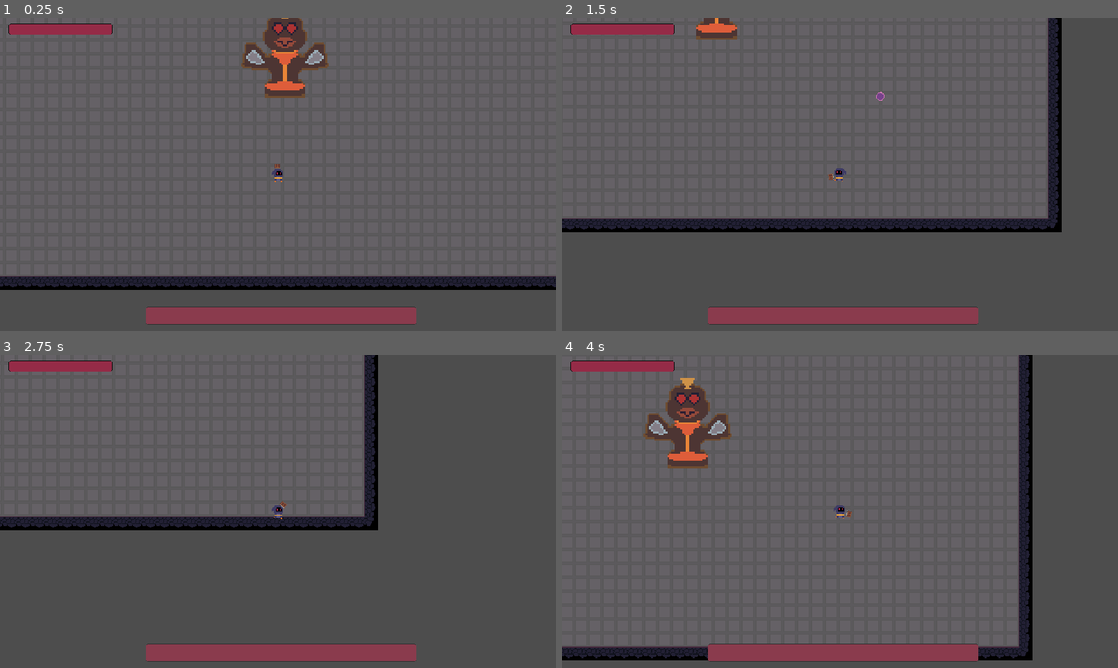
Above: before the commit, frames 1-4 (two rows, left to right).
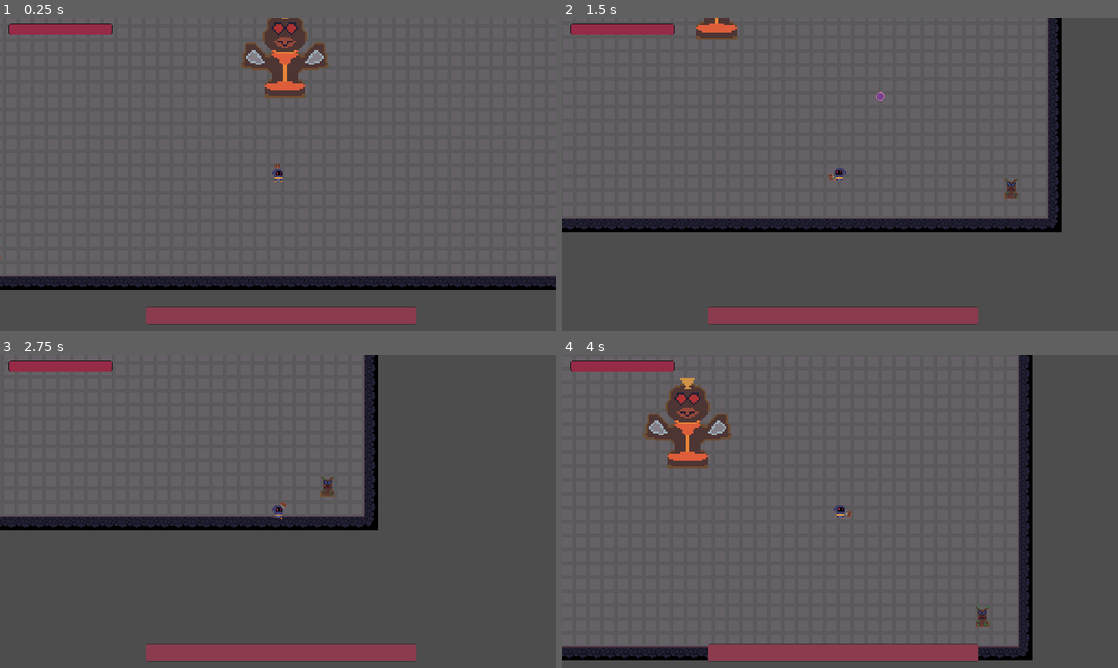
Above: after the commit, the same moments.

Repository: Arssin/Bullet_Hell_Jam
Game: Godot game, scene res://scenes/Level5.tscn
Same seed, same stepped clock (60 frames per second), same inputs: the game is played once before the commit and once after it. This scene is started directly instead of the project's main scene.
Inputs (mouse positions are in pixels of both pictures, inside the frame that each line leads up to):
- Up to frame 1 (0.25 s): no input
- Up to frame 2 (1.5 s): tap Enter at 0.5 s; move the mouse to (962, 158) at 0.52 s; hold D (move_right) 0.53-1.28 s; click (962, 158) at 0.6 s; move the mouse to (728, 190) at 1.27 s; hold S (move_down) from 1.28 s (still down); tap Space (dash) at 1.35 s
- Up to frame 3 (2.75 s): tap Space (dash) at 2 s; move the mouse to (333, 442) at 2.02 s; release S (move_down) at 2.03 s; hold D (move_right) from 2.03 s (still down); tap E (player_action) at 2.1 s
- Up to frame 4 (4 s): move the mouse to (812, 574) at 2.77 s; release D (move_right) at 2.78 s; hold W (move_up) 2.78-3.53 s; click (812, 574) at 2.85 s; move the mouse to (1006, 558) at 3.52 s; hold Left (move_left) from 3.53 s (still down); tap Space (dash) at 3.6 s

The runs differ from the first frame. In frame 1, less than 0.1% of the frame differs, in the area x 0-1%, y 70-78%; in frame 2, 0.1%, in the area x 79-82%, y 51-58%; in frame 3, 0.1%; in frame 4, 0.1%.
Error after the commit: Assertion failed. (res://addons/BulletUpHell/Nodes/BuHSpawnPoint.gd:45)

Commit message:
prepare lvl 5

Diff:
--- a/scenes/Level5.tscn
+++ b/scenes/Level5.tscn
@@ -1,8 +1,177 @@
-[gd_scene load_steps=4 format=3 uid="uid://dcapev7mne15c"]
+[gd_scene load_steps=20 format=3 uid="uid://dcapev7mne15c"]
 
 [ext_resource type="PackedScene" uid="uid://df3rvcxvib2rc" path="res://scenes/map_creator.tscn" id="1_e14j6"]
 [ext_resource type="PackedScene" uid="uid://bwofc6vedhbhe" path="res://scenes/player.tscn" id="2_3qgqb"]
 [ext_resource type="PackedScene" uid="uid://c02awfdwak6y3" path="res://enemies/totem.tscn" id="3_b8a8b"]
+[ext_resource type="PackedScene" uid="uid://dyi1y4j85n05j" path="res://scenes/mini_totem.tscn" id="4_xkyfd"]
+[ext_resource type="Script" path="res://addons/BulletUpHell/Nodes/BuHBulletProperties.gd" id="5_qrsen"]
+[ext_resource type="Script" path="res://addons/BulletUpHell/Bullet/BulletProps.gd" id="6_yp165"]
+[ext_resource type="Script" path="res://addons/BulletUpHell/Nodes/BuHSpawnPoint.gd" id="7_d338y"]
+[ext_resource type="Script" path="res://addons/BulletUpHell/Nodes/BuHPattern.gd" id="8_dra1u"]
+[ext_resource type="Script" path="res://addons/BulletUpHell/SpawnPatterns/PatternCustomArea.gd" id="9_xe6aj"]
+[ext_resource type="Script" path="res://addons/BulletUpHell/SpawnPatterns/PatternLine.gd" id="10_7hapd"]
+[ext_resource type="Script" path="res://addons/BulletUpHell/SpawnPatterns/PatternCustomShape.gd" id="11_krocx"]
+
+[sub_resource type="Curve2D" id="Curve2D_mw5da"]
+
+[sub_resource type="Curve" id="Curve_w7vad"]
+
+[sub_resource type="Curve" id="Curve_ecyab"]
+
+[sub_resource type="PackedDataContainer" id="PackedDataContainer_yfyox"]
+script = ExtResource("6_yp165")
+anim_more = Array[Resource("res://addons/BulletUpHell/Bullet/animStates.gd")]([])
+damage = 1.0
+speed = 100.0
+scale = 1.0
+angle = 0.0
+groups = PackedStringArray()
+spec_bounces = 0
+spec_no_collision = false
+spec_modulate_loop = 0.0
+spec_trail_length = 0.0
+spec_trail_width = 0.0
+spec_trail_modulate = Color(1, 1, 1, 1)
+spec_rotating_speed = 0.0
+death_after_time = 30.0
+death_outside_box = Rect2(0, 0, 0, 0)
+death_from_collision = true
+a_direction_equation = ""
+a_curve_movement = 0
+a_speed_multiplier = SubResource("Curve_w7vad")
+a_speed_multi_iterations = 0
+a_speed_multi_scale = 0.0
+trigger_container = ""
+trigger_wait_for_shot = true
+homing_type = 0
+homing_target = NodePath("")
+homing_steer = 0.0
+homing_time_start = 0.0
+homing_duration = 999.0
+scale_multi_iterations = 0
+scale_multiplier = SubResource("Curve_ecyab")
+scale_multi_scale = 1.0
+r_randomisation_chances = 1.0
+r_speed_choice = PackedFloat32Array()
+r_speed_variation = Vector3(0, 0, 0)
+r_scale_choice = PackedFloat32Array()
+r_scale_variation = Vector3(0, 0, 0)
+r_angle_choice = PackedFloat32Array()
+r_angle_variation = Vector3(0, 0, 0)
+r_group_choice = []
+r_bounce_choice = PackedInt32Array()
+r_bounce_variation = Vector3(0, 0, 0)
+r_no_coll_chances = 0.0
+r_modulate_variation = Vector3(0, 0, 0)
+r_trail_length_variation = Vector3(0, 0, 0)
+r_trail_color_variation = Vector3(0, 0, 0)
+r_rotating_variation = Vector3(0, 0, 0)
+r_death_after_choice = PackedFloat32Array()
+r_death_after_variation = Vector3(0, 0, 0)
+r_death_outside_chances = 0.0
+r_dir_equation_choice = PackedStringArray()
+r_curve_choice = []
+r_speed_multi_curve_choice = []
+r_speed_multi_iter_variation = Vector3(0, 0, 0)
+r_speed_multi_scale_variation = Vector3(0, 0, 0)
+r_trigger_choice = PackedStringArray()
+r_wait_for_shot_chances = 0.0
+r_homing_target_choice = []
+r_special_target_choice = PackedStringArray()
+r_group_target_choice = PackedStringArray()
+r_pos_target_choice = PackedVector2Array()
+r_steer_choice = PackedFloat32Array()
+r_steer_variation = Vector3(0, 0, 0)
+r_homing_delay_choice = PackedFloat32Array()
+r_homing_delay_variation = Vector3(0, 0, 0)
+r_homing_dur_choice = PackedFloat32Array()
+r_homing_dur_variation = Vector3(0, 0, 0)
+r_scale_multi_curve_choice = []
+r_scale_multi_iter_variation = Vector3(0, 0, 0)
+r_scale_multi_scale_variation = Vector3(0, 0, 0)
+
+[sub_resource type="Curve2D" id="Curve2D_cbpv5"]
+
+[sub_resource type="NavigationPolygon" id="NavigationPolygon_purdf"]
+resource_name = "PatternCustomArea"
+source_geometry_group_name = &"navigation_polygon_source_group"
+script = ExtResource("9_xe6aj")
+center_pos = Vector2(0, 0)
+tries_max = 5
+pooling = 10
+grid_spawning = Vector2(0, 0)
+bullet = "6"
+nbr = 10
+iterations = -1
+pattern_angle = 0.0
+pattern_angle_target = NodePath("")
+pattern_angle_mouse = false
+forced_angle = 0.0
+forced_target = NodePath("")
+forced_lookat_mouse = false
+forced_pattern_lookat = true
+cooldown_stasis = false
+cooldown_spawn = 1.0
+cooldown_shoot = 0.0
+cooldown_next_spawn = 0.0
+cooldown_next_shoot = 0.0
+wait_tween_momentum = 0
+wait_tween_length = 0.0
+wait_tween_time = 0.0
+
+[sub_resource type="NavigationPolygon" id="NavigationPolygon_u4bxd"]
+resource_name = "PatternLine"
+source_geometry_group_name = &"navigation_polygon_source_group"
+script = ExtResource("10_7hapd")
+offset = Vector2(0, 0)
+center = 1
+symmetric = true
+bullet = "7"
+nbr = 10
+iterations = -1
+pattern_angle = 0.613309
+pattern_angle_target = NodePath("")
+pattern_angle_mouse = false
+forced_angle = 0.0
+forced_target = NodePath("")
+forced_lookat_mouse = false
+forced_pattern_lookat = true
+cooldown_stasis = false
+cooldown_spawn = 1.0
+cooldown_shoot = 0.0
+cooldown_next_spawn = 0.0
+cooldown_next_shoot = 0.0
+wait_tween_momentum = 0
+wait_tween_length = 0.0
+wait_tween_time = 0.0
+
+[sub_resource type="NavigationPolygon" id="NavigationPolygon_7agya"]
+resource_name = "PatternCustomShape"
+source_geometry_group_name = &"navigation_polygon_source_group"
+script = ExtResource("11_krocx")
+closed_shape = true
+center_pos = Vector2(0, 0)
+symmetric = true
+center = 0
+symmetry_type = 1
+bullet = "8"
+nbr = 10
+iterations = -1
+pattern_angle = 0.0
+pattern_angle_target = NodePath("")
+pattern_angle_mouse = false
+forced_angle = 0.0
+forced_target = NodePath("")
+forced_lookat_mouse = false
+forced_pattern_lookat = true
+cooldown_stasis = false
+cooldown_spawn = 1.0
+cooldown_shoot = 0.0
+cooldown_next_spawn = 0.0
+cooldown_next_shoot = 0.0
+wait_tween_momentum = 0
+wait_tween_length = 0.0
+wait_tween_time = 0.0
 
 [node name="Level5" type="Node2D"]
 
@@ -15,3 +184,151 @@
 [node name="Totem" parent="." instance=ExtResource("3_b8a8b")]
 position = Vector2(627, 255)
 scale = Vector2(2.115, 2.115)
+
+[node name="MiniTotem" parent="." instance=ExtResource("4_xkyfd")]
+position = Vector2(287, 46)
+
+[node name="MiniTotem2" parent="." instance=ExtResource("4_xkyfd")]
+position = Vector2(292, 482)
+
+[node name="MiniTotem3" parent="." instance=ExtResource("4_xkyfd")]
+position = Vector2(956, 46)
+
+[node name="MiniTotem4" parent="." instance=ExtResource("4_xkyfd")]
+position = Vector2(966, 478)
+
+[node name="Totemix1" type="Node2D" parent="."]
+position = Vector2(953, 55)
+
+[node name="BulletPattern" type="Path2D" parent="Totemix1"]
+curve = SubResource("Curve2D_mw5da")
+script = ExtResource("5_qrsen")
+id = "6"
+props = SubResource("PackedDataContainer_yfyox")
+
+[node name="SpawnPoint" type="Node2D" parent="Totemix1"]
+script = ExtResource("7_d338y")
+active = true
+auto_pattern_id = "patternOne"
+shared_area_name = "two"
+rotating_speed = 0.0
+pool_amount = 50
+auto_start_on_cam = true
+auto_start_after_time = 0.0
+auto_start_at_distance = 5.0
+auto_distance_from = NodePath("")
+trigger_container = NodePath("")
+
+[node name="SpawnPattern" type="Path2D" parent="Totemix1"]
+curve = SubResource("Curve2D_cbpv5")
+script = ExtResource("8_dra1u")
+id = "patternOne"
+pattern = SubResource("NavigationPolygon_purdf")
+
+[node name="Totemix2" type="Node2D" parent="."]
+position = Vector2(964, 475)
+
+[node name="BulletPattern" type="Path2D" parent="Totemix2"]
+curve = SubResource("Curve2D_mw5da")
+script = ExtResource("5_qrsen")
+id = "7"
+props = SubResource("PackedDataContainer_yfyox")
+
+[node name="SpawnPoint" type="Node2D" parent="Totemix2"]
+script = ExtResource("7_d338y")
+active = true
+auto_pattern_id = "patternTwo"
+shared_area_name = "two"
+rotating_speed = 0.0
+pool_amount = 50
+auto_start_on_cam = true
+auto_start_after_time = 0.0
+auto_start_at_distance = 5.0
+auto_distance_from = NodePath("")
+trigger_container = NodePath("")
+
+[node name="SpawnPattern" type="Path2D" parent="Totemix2"]
+curve = SubResource("Curve2D_cbpv5")
+script = ExtResource("8_dra1u")
+id = "patternTwo"
+pattern = SubResource("NavigationPolygon_u4bxd")
+
+[node name="Totemix3" type="Node2D" parent="."]
+position = Vector2(290, 49)
+
+[node name="BulletPattern" type="Path2D" parent="Totemix3"]
+curve = SubResource("Curve2D_mw5da")
+script = ExtResource("5_qrsen")
+id = "8"
+props = SubResource("PackedDataContainer_yfyox")
+
+[node name="SpawnPoint" type="Node2D" parent="Totemix3"]
+script = ExtResource("7_d338y")
+active = true
+auto_pattern_id = "patternThree"
+shared_area_name = "two"
+rotating_speed = 0.0
+pool_amount = 50
+auto_start_on_cam = true
+auto_start_after_time = 0.0
+auto_start_at_distance = 5.0
+auto_distance_from = NodePath("")
+trigger_container = NodePath("")
+
+[node name="SpawnPattern" type="Path2D" parent="Totemix3"]
+curve = SubResource("Curve2D_cbpv5")
+script = ExtResource("8_dra1u")
+id = "patternThree"
+pattern = SubResource("NavigationPolygon_7agya")
+
+[node name="Totemix4" type="Node2D" parent="."]
+position = Vector2(298, 479)
+
+[node name="BulletPattern" type="Path2D" parent="Totemix4"]
+curve = SubResource("Curve2D_mw5da")
+script = ExtResource("5_qrsen")
+id = "6"
+props = SubResource("PackedDataContainer_yfyox")
+
+[node name="SpawnPoint" type="Node2D" parent="Totemix4"]
+script = ExtResource("7_d338y")
+active = true
+auto_pattern_id = ""
+shared_area_name = "0"
+rotating_speed = 0.0
+pool_amount = 50
+auto_start_on_cam = true
+auto_start_after_time = 0.0
+auto_start_at_distance = 5.0
+auto_distance_from = NodePath("")
+trigger_container = NodePath("")
+
+[node name="SpawnPattern" type="Path2D" parent="Totemix4"]
+curve = SubResource("Curve2D_cbpv5")
+script = ExtResource("8_dra1u")
+
+[node name="Totemix5" type="Node2D" parent="."]
+position = Vector2(626, 264)
+
+[node name="BulletPattern" type="Path2D" parent="Totemix5"]
+curve = SubResource("Curve2D_mw5da")
+script = ExtResource("5_qrsen")
+id = "6"
+props = SubResource("PackedDataContainer_yfyox")
+
+[node name="SpawnPoint" type="Node2D" parent="Totemix5"]
+script = ExtResource("7_d338y")
+active = true
+auto_pattern_id = ""
+shared_area_name = "0"
+rotating_speed = 0.0
+pool_amount = 50
+auto_start_on_cam = true
+auto_start_after_time = 0.0
+auto_start_at_distance = 5.0
+auto_distance_from = NodePath("")
+trigger_container = NodePath("")
+
+[node name="SpawnPattern" type="Path2D" parent="Totemix5"]
+curve = SubResource("Curve2D_cbpv5")
+script = ExtResource("8_dra1u")
